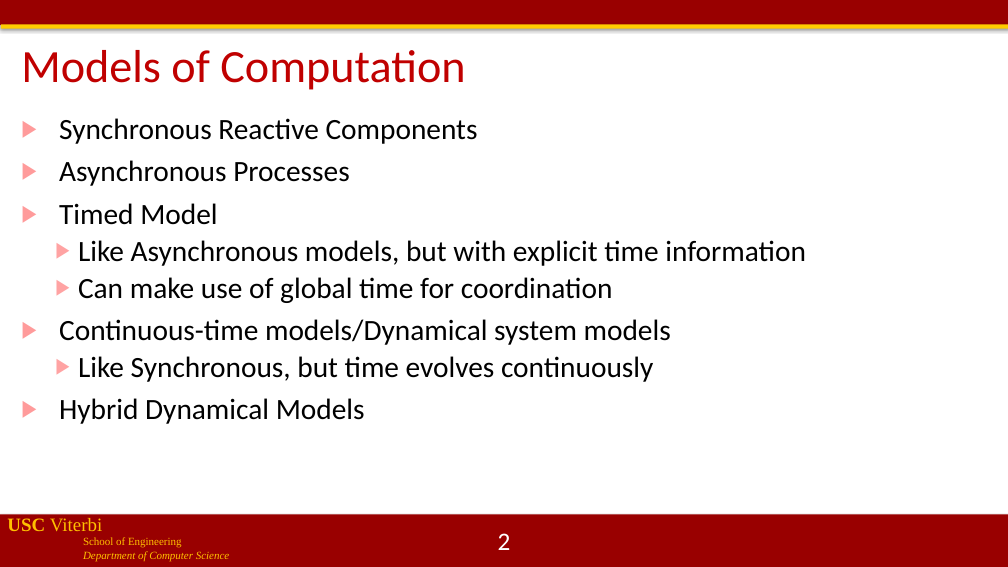
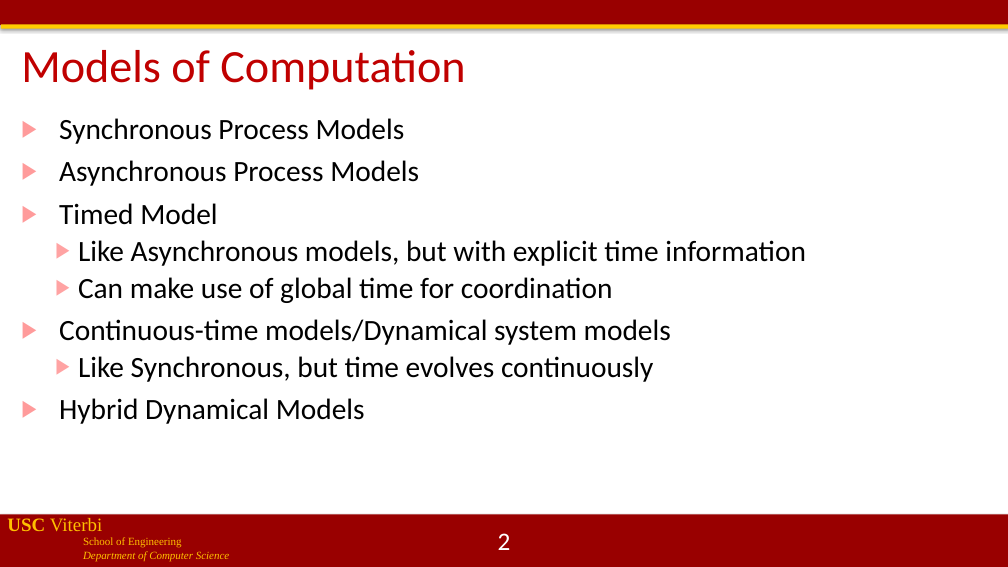
Before and after one commit to jdeshmukh/jdeshmukh.github.io, a slide deck: slide 2 of teaching/cs513slides/lecture2-Timed-Models.pptx. Drawn at 1008x567 pixels with LibreOffice and Linux fonts; fonts in the diff are those of the drawing; background and template pictures are left out. Boxes give left, top, right and bottom in pixels: in the first picture for what was removed or moved away, otherwise in the second. Text is boxed around its words. In the diff, an @@ line names an element or a change of style, - is before the commit and + after.

```diff
--- a/teaching/cs513slides/lecture2-Timed-Models.pptx
+++ b/teaching/cs513slides/lecture2-Timed-Models.pptx
@@ text at (59, 118, 419, 186): text changed @@
-▶ Synchronous Reactive Components
-▶ Asynchronous Processes
+▶ Synchronous Process Models
+▶ Asynchronous Process Models
```
Also in this commit, not shown: 3 other slides changed, 1 slide added, 1 other file.
